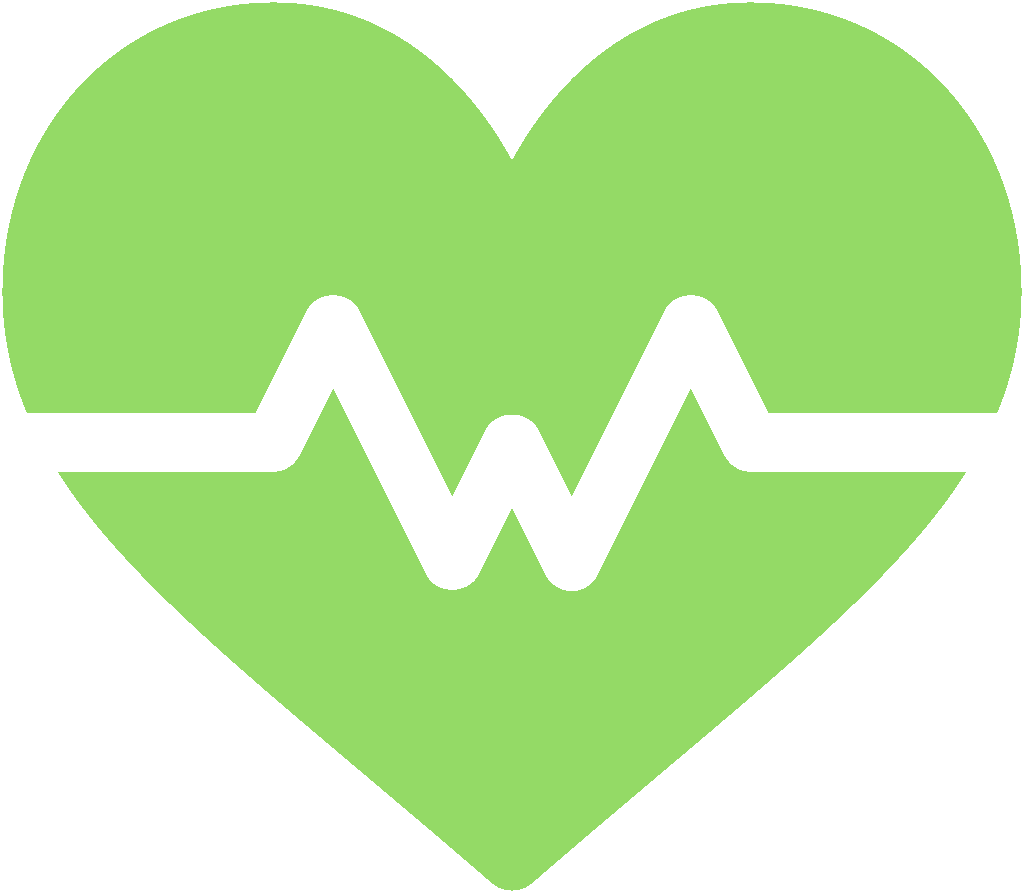
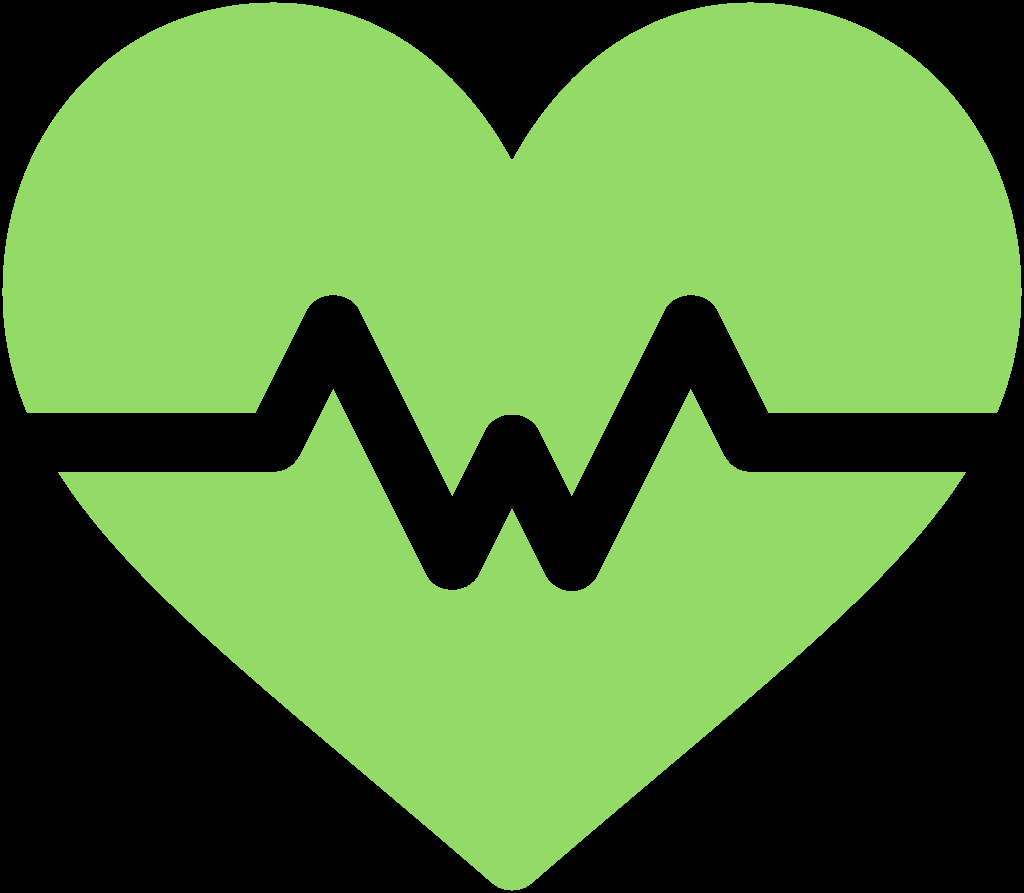
Two versions of the same layered image (1024 x 893). Layer-by-layer changes:
added layer "background" over [0,0,1024,893]
